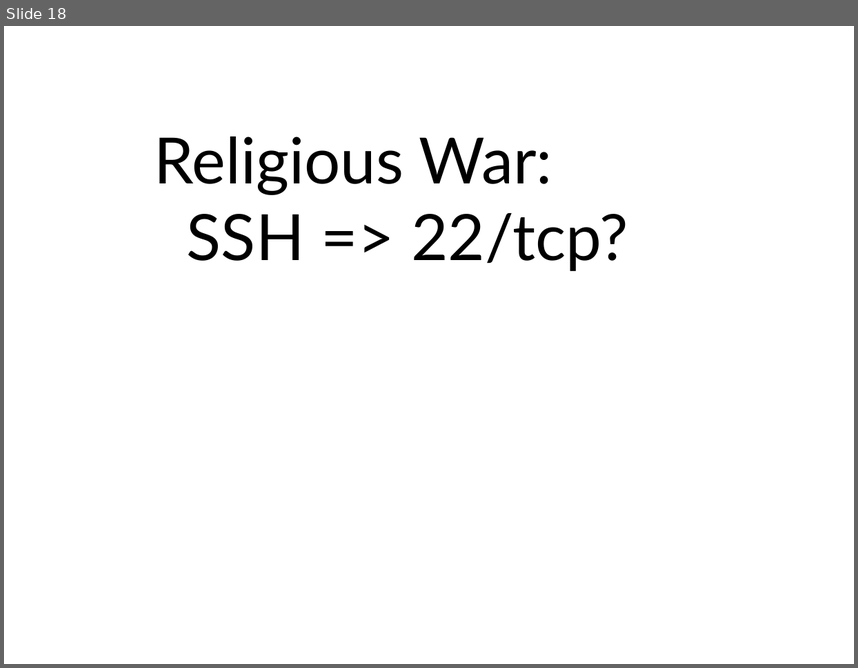
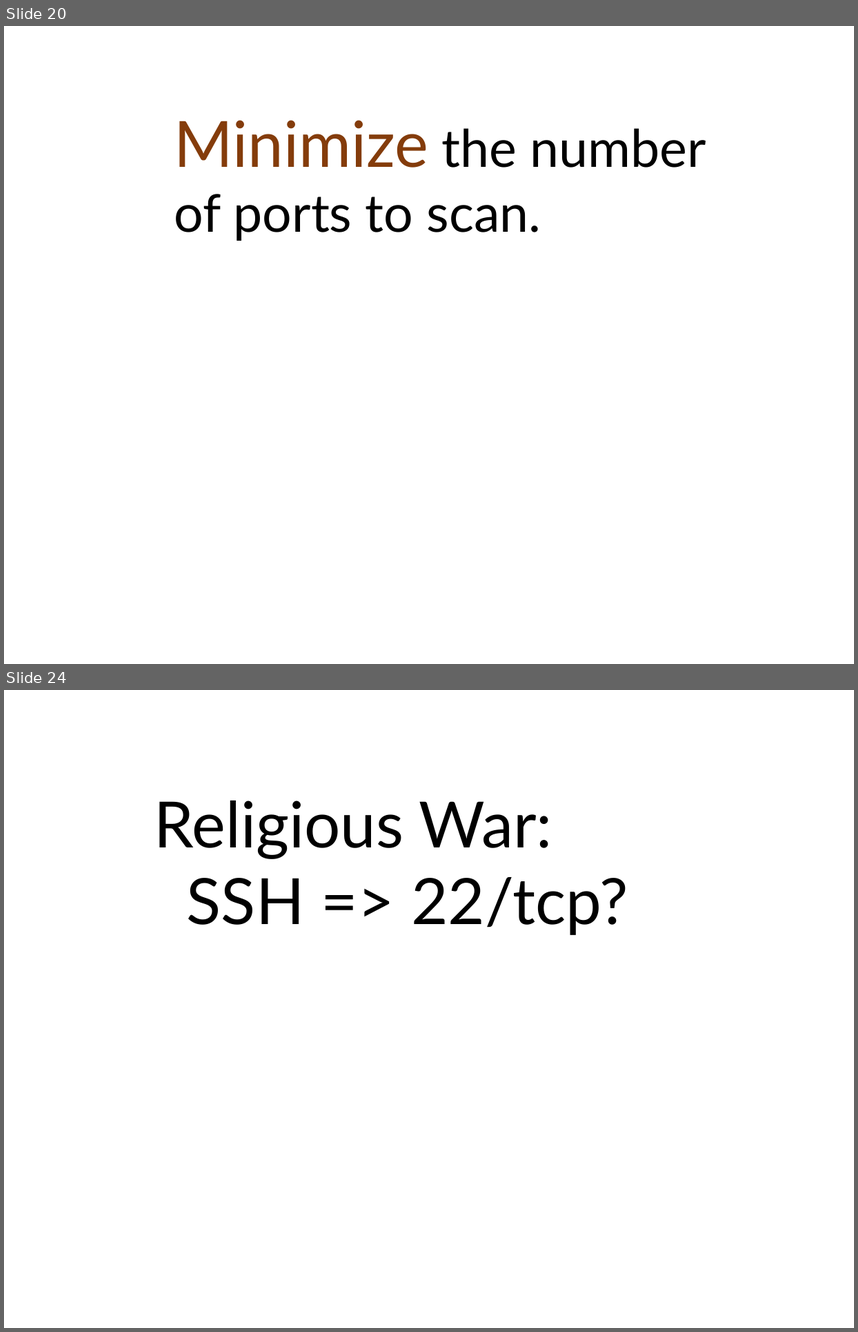
Before and after one commit to ozuma/sumida_sec, a slide deck: 2015-no.2/ppt/00_ozuma.pptx. Shown one above the other, each under a label of ours: slide 18 before the commit, slides 20 and 24 after it; the slides between them are not shown. The pictures are 858x668 and 858x1332 pixels, drawn with LibreOffice and Linux fonts; fonts in the diff are those of the drawing; background and template pictures are left out. Boxes give left, top, right and bottom in pixels: in the first picture for what was removed or moved away, otherwise in the second. Text is boxed around its words. In the diff, an @@ line names an element or a change of style, - is before the commit and + after.

```diff
--- a/2015-no.2/ppt/00_ozuma.pptx
+++ b/2015-no.2/ppt/00_ozuma.pptx
@@ slide 20 added at (x1=4, y1=26, x2=854, y2=664), background picture (left out) @@
@@ text added at (x1=174, y1=120, x2=706, y2=241), 44 pt, text #000000 @@
+Minimize the number of ports to scan.
@@ what was slide 18 is now slide 24 @@
```
Also in this commit, not shown: 7 slides changed, 7 other slides added, 1 slide removed.
